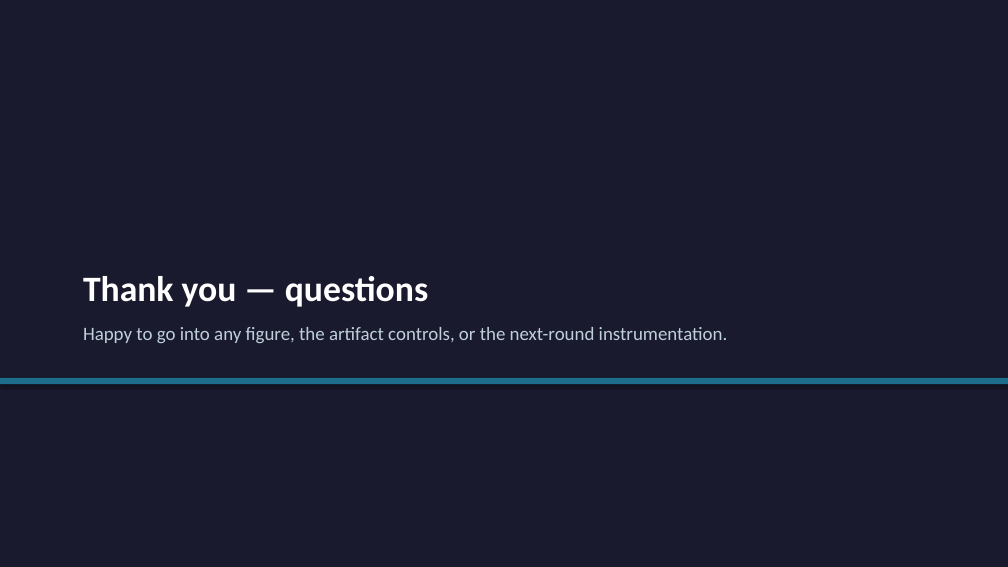
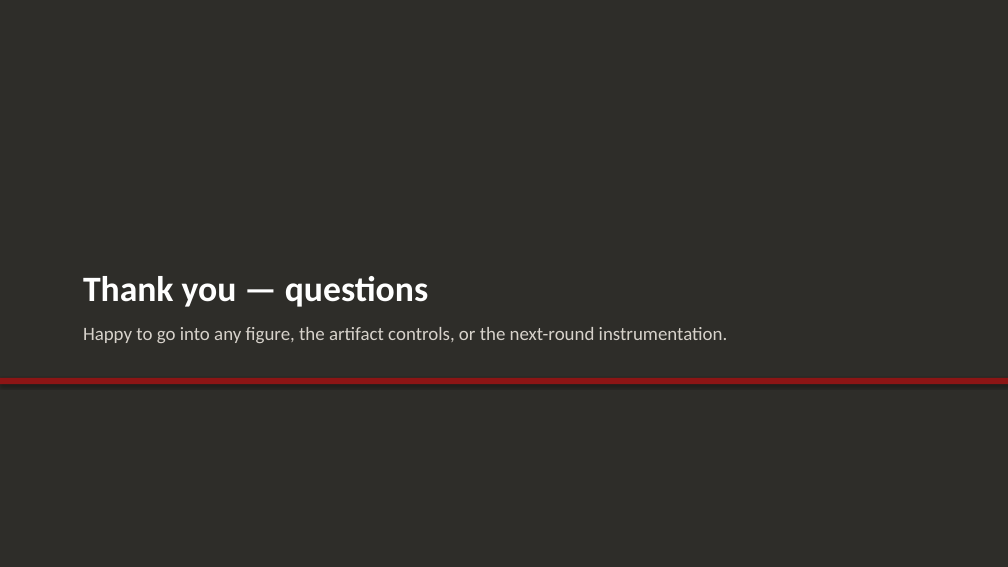
Before and after one commit to wehabit/hpaticmousebuzsakilab, a slide deck: slide 26 of presentation/haptic_brain_talk.pptx. Drawn at 1008x567 pixels with LibreOffice and Linux fonts; fonts in the diff are those of the drawing. Boxes give left, top, right and bottom in pixels: in the first picture for what was removed or moved away, otherwise in the second. Text is boxed around its words. In the diff, an @@ line names an element or a change of style, - is before the commit and + after.

```diff
--- a/presentation/haptic_brain_talk.pptx
+++ b/presentation/haptic_brain_talk.pptx
@@ rectangle at [0,0,1008,567]: fill #1A1A2E to #2E2D29 @@
@@ text "Happy to go into any ..." at [83,327,728,343]: text colour #BFD0DA to #D7D2CB @@
@@ rectangle at [0,378,1008,384]: fill #1C6E8C to #8C1515 @@
```
Also in this commit, not shown: 25 other slides changed, 9 other files.
